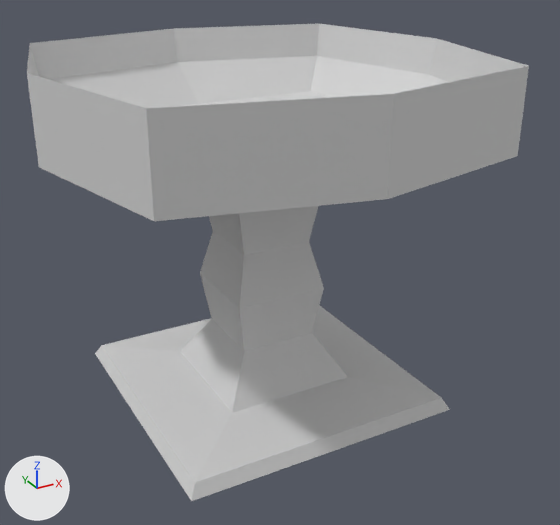
Renders of the OBJ model src/main/resources/assets/dfa/models/block/pool.obj from each side of a commit.
The view is the same before and after, from a 50 mm lens placed at (-0.304, -2.061, 1.114), pointed at (0.528, -0.55, 0.358). The lights are fixed; the arrows at lower left show +X, +Y and +Z. Where no turn or scale is listed for an object, it has been applied to the vertices.
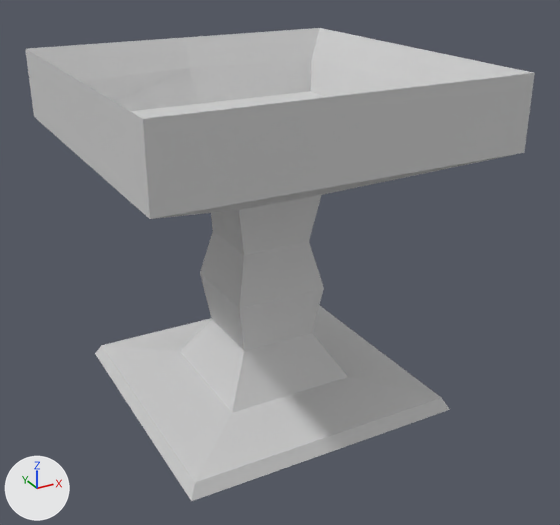
Commit message: Added some fancyness to the pool

Pixel boxes [x1, y1, x2, y2] of what changed, in the pictures (560 x 525 px; the box of a moved part takes in the faces that stretch with it):
```json
{"object": "Cube", "change": "reshaped", "before": [27, 24, 529, 501], "after": [25, 28, 535, 501]}
{"part": 1, "of": "me_cube", "change": "moved or reshaped", "before": [27, 24, 529, 226], "after": [25, 28, 535, 226]}
{"part": 2, "of": "me_cube", "change": "shading changed", "before": [95, 91, 450, 501], "after": [95, 91, 450, 501]}
```

Edits to the scene script, one JSON object a line:
```json
{"block": "me_cube", "where": "# used by ob_cube; location = (0.0, 0.0, 0.0)"}
{"op": "remove", "block": "me_cube", "code": "me_cube.from_pydata(...)  # 90 vertices, 88 faces; spans x 0.0..1.0, y -1.0..0.0, z 0.007..0.848"}
{"op": "add", "block": "me_cube", "code": "me_cube.from_pydata(...)  # 90 vertices, 88 faces; spans x 0.085..0.915, y -0.914..-0.084, z 0.007..0.834"}
{"block": "me_cube", "change": "me_cube part 1: 27 of 90 vertices moved; they spanned x 0.0..1.0, y -1.0..0.0, z 0.534..0.848 and now span x 0.085..0.915, y -0.914..-0.084, z 0.558..0.834; mean shift (0.0, 0.0, 0.0); largest move (0.5, -1.0, 0.848) -> (0.5, -0.914, 0.834)"}
{"block": "me_cube", "change": "me_cube part 2: edges marked sharp go from 144 to 140"}
```
